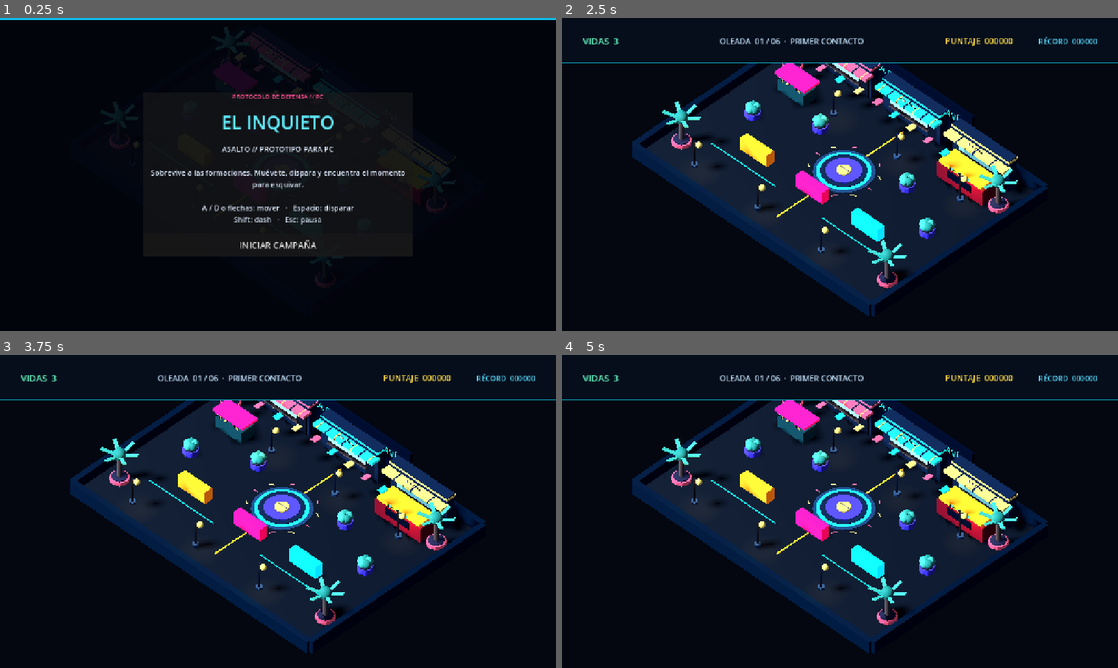
Above: before the commit, frames 1-4 (two rows, left to right).
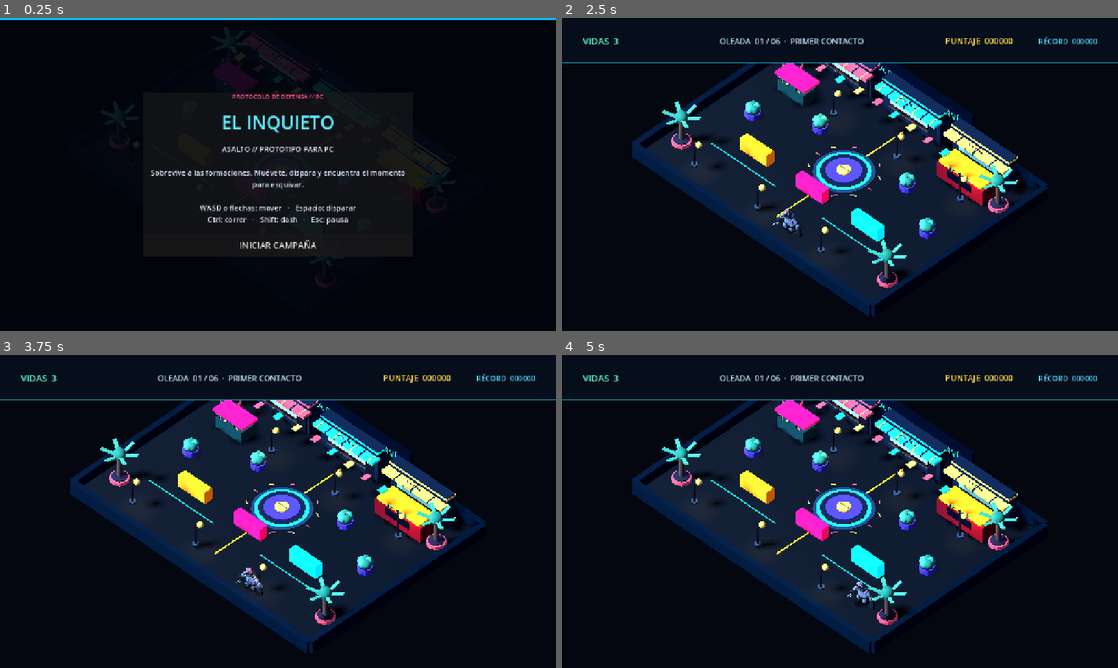
Above: after the commit, the same moments.

Repository: gabrielagudelo777-max/El-inquieto
Game: Godot game, scene res://main.tscn
Same seed, same stepped clock (60 frames per second), same inputs: the game is played once before the commit and once after it. This scene is started directly instead of the project's main scene.
Inputs (mouse positions are in pixels of both pictures, inside the frame that each line leads up to):
- Up to frame 1 (0.25 s): no input
- Up to frame 2 (2.5 s): click "INICIAR CAMPAÑA" at 0.5 s; click "SALTAR INTRO" at 1.25 s; tap Enter at 2 s; move the mouse to (962, 158) at 2.02 s; hold D (move_right) from 2.03 s (still down); hold Ctrl (correr, bound only after the commit) from 2.03 s (still down)
- Up to frame 3 (3.75 s): move the mouse to (166, 527) at 2.77 s; release D (move_right) at 2.78 s; release Ctrl (correr, bound only after the commit) at 2.78 s; hold S (move_back, bound only after the commit) 2.78-3.53 s; tap Ctrl (correr, bound only after the commit) at 2.85 s; tap Space at 3.5 s; move the mouse to (333, 442) at 3.52 s; hold D (move_right) from 3.53 s (still down); hold Ctrl (correr, bound only after the commit) from 3.53 s (still down)
- Up to frame 4 (5 s): move the mouse to (812, 574) at 4.27 s; release D (move_right) at 4.28 s; release Ctrl (correr, bound only after the commit) at 4.28 s; hold W (move_forward, bound only after the commit) from 4.28 s (still down); tap Ctrl (correr, bound only after the commit) at 4.35 s

The runs differ from the first frame. In frame 1, 0.6% of the frame differs, in the area x 36-64%, y 59-66%; in frame 2, 0.1%; in frame 3, 0.2%; in frame 4, 0.1%.

Commit message:
Agregar movimiento del jugador para clase 1

Diff:
--- a/escenas/main_menu.gd
+++ b/escenas/main_menu.gd
@@ -42,7 +42,7 @@
 func _on_controls_pressed() -> void:
 	_mostrar_info(
 		"CONTROLES",
-		"MOVERSE: WASD o flechas\nDISPARAR: Espacio\nDASH: Shift\nPAUSA: Esc"
+		"MOVERSE: WASD o flechas\nDISPARAR: Espacio\nCORRER: Ctrl\nDASH: Shift\nPAUSA: Esc"
 	)
 
 
--- /dev/null
+++ b/gabriel/jugador.gd
@@ -0,0 +1,52 @@
+extends CharacterBody3D
+
+@export var velocidad_caminar := 3.0
+@export var velocidad_correr := 6.0
+@export var tiempo_aceleracion := 0.25
+
+var _puede_moverse := false
+var _director: DirectorCampana
+
+
+func _ready() -> void:
+	add_to_group("jugador")
+	var animacion := $Astronaut.find_child("AnimationPlayer", true, false) as AnimationPlayer
+	if animacion and animacion.has_animation("CharacterArmature|Idle_Gun"):
+		animacion.play("CharacterArmature|Idle_Gun")
+	call_deferred("_conectar_senales")
+
+
+func _physics_process(delta: float) -> void:
+	if not _puede_moverse:
+		velocity = Vector3.ZERO
+		return
+
+	var entrada := Input.get_vector("move_left", "move_right", "move_forward", "move_back")
+	var velocidad := velocidad_correr if Input.is_action_pressed("correr") else velocidad_caminar
+	var cambio := velocidad / maxf(tiempo_aceleracion, 0.01) * delta
+	velocity.x = move_toward(velocity.x, entrada.x * velocidad, cambio)
+	velocity.z = move_toward(velocity.z, entrada.y * velocidad, cambio)
+	move_and_slide()
+
+	var escenario := get_parent() as EscenarioPlaza
+	if escenario:
+		position = escenario.limitar_posicion_jugador(position)
+
+
+func _conectar_senales() -> void:
+	_director = get_tree().get_first_node_in_group("director_campana") as DirectorCampana
+	if _director:
+		_director.estado_cambiado.connect(_cambiar_estado)
+		_cambiar_estado(_director.estado)
+
+	var cinematica := get_tree().get_first_node_in_group("cinematicas") as CinematicasEscenario
+	if cinematica:
+		cinematica.control_jugador_bloqueado.connect(_bloquear_por_cinematica)
+
+
+func _cambiar_estado(estado: int) -> void:
+	_puede_moverse = estado == DirectorCampana.Estado.COMBATE
+
+
+func _bloquear_por_cinematica(bloqueado: bool) -> void:
+	_puede_moverse = not bloqueado and _director != null and _director.estado == DirectorCampana.Estado.COMBATE
--- /dev/null
+++ b/gabriel/jugador.tscn
@@ -0,0 +1,17 @@
+[gd_scene load_steps=4 format=3]
+
+[ext_resource type="Script" path="res://gabriel/jugador.gd" id="1_jugador"]
+[ext_resource type="PackedScene" path="res://assets/quaternius_ultimate_space/Astronaut.glb" id="2_astronaut"]
+
+[sub_resource type="CapsuleShape3D" id="CapsuleShape_jugador"]
+radius = 0.38
+height = 1.7
+
+[node name="Jugador" type="CharacterBody3D"]
+script = ExtResource("1_jugador")
+
+[node name="Astronaut" parent="." instance=ExtResource("2_astronaut")]
+
+[node name="Colision" type="CollisionShape3D" parent="."]
+position = Vector3(0, 0.85, 0)
+shape = SubResource("CapsuleShape_jugador")
--- a/juan/ui_campana.gd
+++ b/juan/ui_campana.gd
@@ -66,7 +66,7 @@
 	match nuevo:
 		DirectorCampana.Estado.MENU:
 			lbl_titulo.text = "EL INQUIETO"
-			lbl_detalle.text = "ASALTO // PROTOTIPO PARA PC\n\nSobrevive a las formaciones. Muévete, dispara y encuentra el momento para esquivar.\n\nA / D o flechas: mover   ·   Espacio: disparar\nShift: dash   ·   Esc: pausa"
+			lbl_detalle.text = "ASALTO // PROTOTIPO PARA PC\n\nSobrevive a las formaciones. Muévete, dispara y encuentra el momento para esquivar.\n\nWASD o flechas: mover   ·   Espacio: disparar\nCtrl: correr   ·   Shift: dash   ·   Esc: pausa"
 			btn_principal.text = "INICIAR CAMPAÑA"
 		DirectorCampana.Estado.INTRO:
 			lbl_titulo.text = "SEÑAL DE ALERTA"
--- a/main.tscn
+++ b/main.tscn
@@ -1,8 +1,9 @@
-[gd_scene load_steps=10 format=3]
+[gd_scene load_steps=11 format=3]
 
 [ext_resource type="Script" path="res://juan/director_campana.gd" id="1_director"]
 [ext_resource type="PackedScene" path="res://juan/ui_campana.tscn" id="2_ui"]
 [ext_resource type="PackedScene" path="res://juan/escenario_plaza.tscn" id="9_escenario"]
+[ext_resource type="PackedScene" path="res://gabriel/jugador.tscn" id="10_jugador"]
 [ext_resource type="Resource" path="res://juan/oleadas/oleada_01.tres" id="3_oleada_01"]
 [ext_resource type="Resource" path="res://juan/oleadas/oleada_02.tres" id="4_oleada_02"]
 [ext_resource type="Resource" path="res://juan/oleadas/oleada_03.tres" id="5_oleada_03"]
@@ -14,6 +15,9 @@
 
 [node name="EscenarioPlaza" parent="." instance=ExtResource("9_escenario")]
 
+[node name="Jugador" parent="EscenarioPlaza" instance=ExtResource("10_jugador")]
+position = Vector3(0, 0, 8.5)
+
 [node name="DirectorCampana" type="Node" parent="."]
 script = ExtResource("1_director")
 oleadas = Array[ExtResource("3_oleada_01")]([ExtResource("3_oleada_01"), ExtResource("4_oleada_02"), ExtResource("5_oleada_03"), ExtResource("6_oleada_04"), ExtResource("7_oleada_05"), ExtResource("8_oleada_jefe")])
--- a/project.godot
+++ b/project.godot
@@ -28,6 +28,18 @@
 "deadzone": 0.5,
 "events": [Object(InputEventKey,"physical_keycode":68), Object(InputEventKey,"physical_keycode":4194313)]
 }
+move_forward={
+"deadzone": 0.5,
+"events": [Object(InputEventKey,"physical_keycode":87), Object(InputEventKey,"physical_keycode":4194320)]
+}
+move_back={
+"deadzone": 0.5,
+"events": [Object(InputEventKey,"physical_keycode":83), Object(InputEventKey,"physical_keycode":4194322)]
+}
+correr={
+"deadzone": 0.5,
+"events": [Object(InputEventKey,"physical_keycode":4194326)]
+}
 disparar={
 "deadzone": 0.5,
 "events": [Object(InputEventKey,"physical_keycode":32)]
Not shown, added: gabriel/jugador.gd.uid
